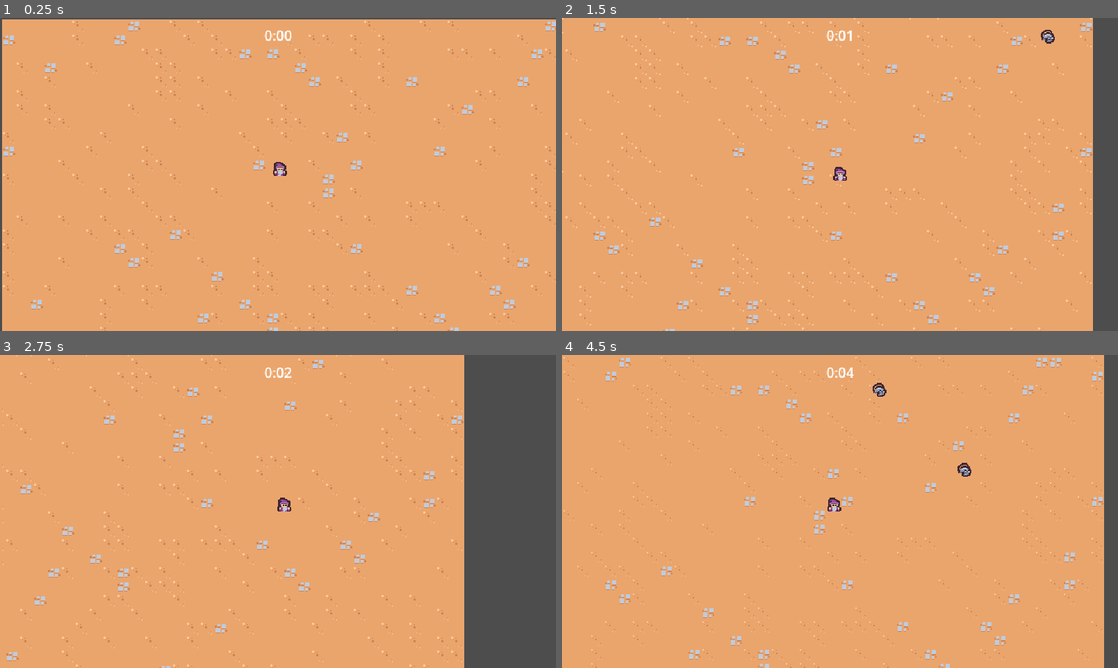
Above: before the commit, frames 1-4 (two rows, left to right).
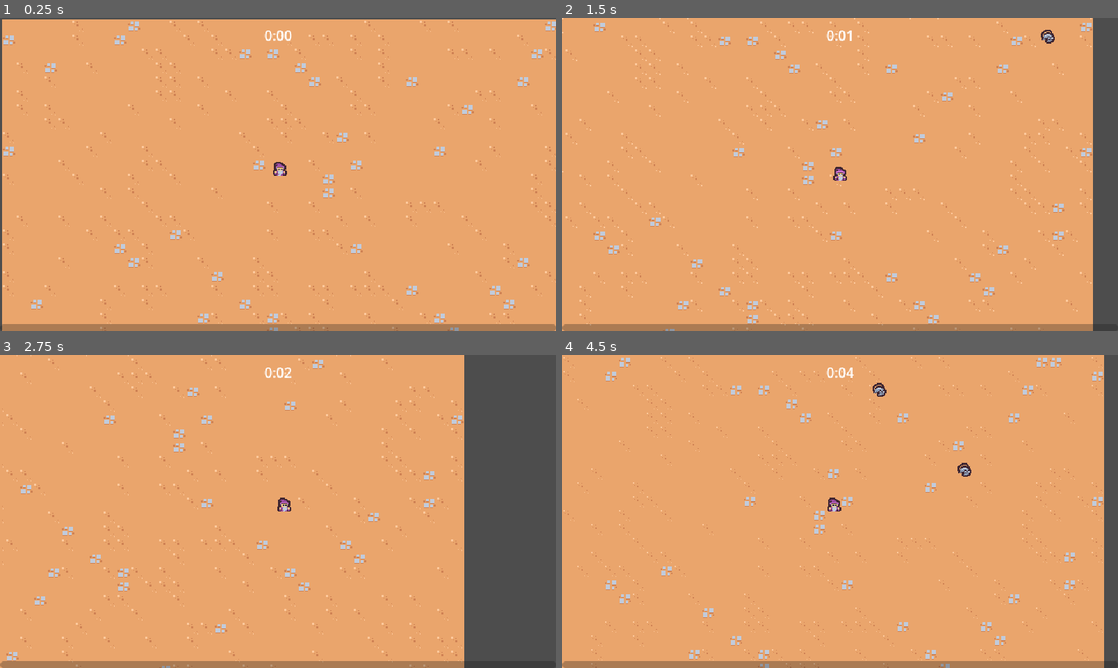
Above: after the commit, the same moments.

Repository: camd67/survivors-clone
Game: Godot game, scene res://scenes/main/main.tscn
Same seed, same stepped clock (60 frames per second), same inputs: the game is played once before the commit and once after it.
Inputs:
- Up to frame 1 (0.25 s): no input
- Up to frame 2 (1.5 s): hold D (move_right) 0.53-1.28 s; hold S (move_down) from 1.28 s (still down)
- Up to frame 3 (2.75 s): release S (move_down) at 2.03 s; hold D (move_right) from 2.03 s (still down)
- Up to frame 4 (4.5 s): release D (move_right) at 2.78 s; hold W (move_up) 2.78-3.53 s; hold A (move_left) from 3.53 s (still down)

The runs differ from the first frame. In frame 1, 2.2% of the frame differs, in the area x 0-100%, y 97-100%; in frame 2, 2.1%; in frame 3, 1.9%; in frame 4, 2.2%.

Commit message:
Lesson 20: Experience bar

Diff:
--- a/scenes/main/main.tscn
+++ b/scenes/main/main.tscn
@@ -7,11 +7,15 @@
 [ext_resource type="PackedScene" uid="uid://dtprosgyj5006" path="res://scenes/game_object/game_camera/game_camera.tscn" id="3_1l07m"]
 [ext_resource type="PackedScene" uid="uid://ch7qvugtsfapw" path="res://scenes/manager/experience_manager.tscn" id="3_qhtto"]
 [ext_resource type="PackedScene" uid="uid://627ljqx6mqve" path="res://scenes/manager/enemy_manager.tscn" id="4_87fmu"]
+[ext_resource type="PackedScene" uid="uid://c3scq3akwn78a" path="res://scenes/ui/experience_bar.tscn" id="8_gnbvr"]
 
 [node name="Main" type="Node"]
 
 [node name="ArenaTimeUi" parent="." node_paths=PackedStringArray("arena_time_manager") instance=ExtResource("1_jhg5g")]
 arena_time_manager = NodePath("../ArenaTimeManager")
+
+[node name="ExperienceBar" parent="." node_paths=PackedStringArray("experience_manager") instance=ExtResource("8_gnbvr")]
+experience_manager = NodePath("../ExperienceManager")
 
 [node name="ArenaTimeManager" parent="." instance=ExtResource("2_2nbii")]
 
--- a/scenes/manager/experience_manager.gd
+++ b/scenes/manager/experience_manager.gd
@@ -1,15 +1,26 @@
 extends Node
+class_name ExperienceManager
 
+signal experience_updated(current_experieince: float, target_experieince: float)
+
+const TARGET_EXPERIENCE_GROWTH = 5
 
 var current_experience: float = 0
+var current_level: float = 1
+var target_experience: float = 5
 
 func _ready():
 	GameEvents.experience_vial_collected.connect(on_experience_vial_collected)
 
 
 func increment_experience(number: float) -> void:
-	current_experience += number
-	print(current_experience)
+	current_experience = min(current_experience + number, target_experience)
+	experience_updated.emit(current_experience, target_experience)
+	if current_experience == target_experience:
+		current_level += 1
+		target_experience += TARGET_EXPERIENCE_GROWTH
+		current_experience = 0
+		experience_updated.emit(current_experience, target_experience)
 
 
 func on_experience_vial_collected(number: float):
--- /dev/null
+++ b/scenes/ui/experience_bar.gd
@@ -0,0 +1,14 @@
+extends CanvasLayer
+
+@export var experience_manager: ExperienceManager
+@onready var progress_bar: ProgressBar = $MarginContainer/ProgressBar
+
+
+func _ready():
+	progress_bar.value = 0
+	experience_manager.experience_updated.connect(on_experience_updated)
+
+
+func on_experience_updated(current_experience: float, target_experience: float):
+	var percent = current_experience / target_experience
+	progress_bar.value = percent
--- /dev/null
+++ b/scenes/ui/experience_bar.tscn
@@ -0,0 +1,23 @@
+[gd_scene load_steps=2 format=3 uid="uid://c3scq3akwn78a"]
+
+[ext_resource type="Script" path="res://scenes/ui/experience_bar.gd" id="1_w7wft"]
+
+[node name="ExperienceBar" type="CanvasLayer"]
+script = ExtResource("1_w7wft")
+
+[node name="MarginContainer" type="MarginContainer" parent="."]
+anchors_preset = 15
+anchor_right = 1.0
+anchor_bottom = 1.0
+grow_horizontal = 2
+grow_vertical = 2
+mouse_filter = 2
+
+[node name="ProgressBar" type="ProgressBar" parent="MarginContainer"]
+custom_minimum_size = Vector2(0, 8)
+layout_mode = 2
+size_flags_vertical = 8
+mouse_filter = 2
+max_value = 1.0
+value = 0.5
+show_percentage = false
Not shown: 1 places in scenes/main/main.tscn that only renumber resources
